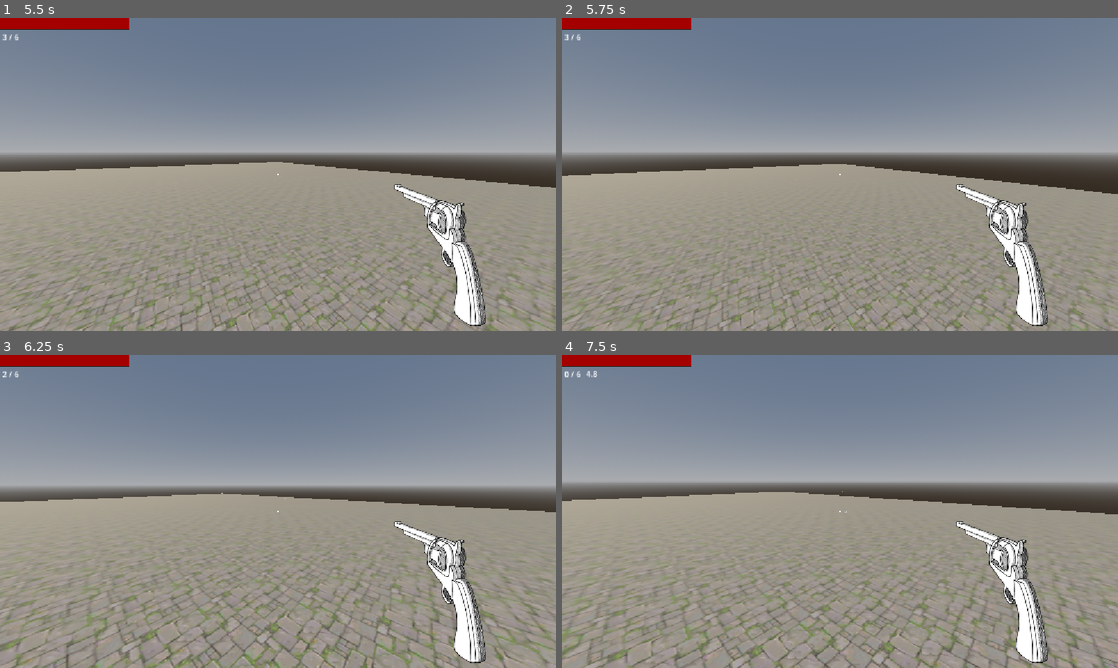
Above: before the commit, frames 1-4 (two rows, left to right).
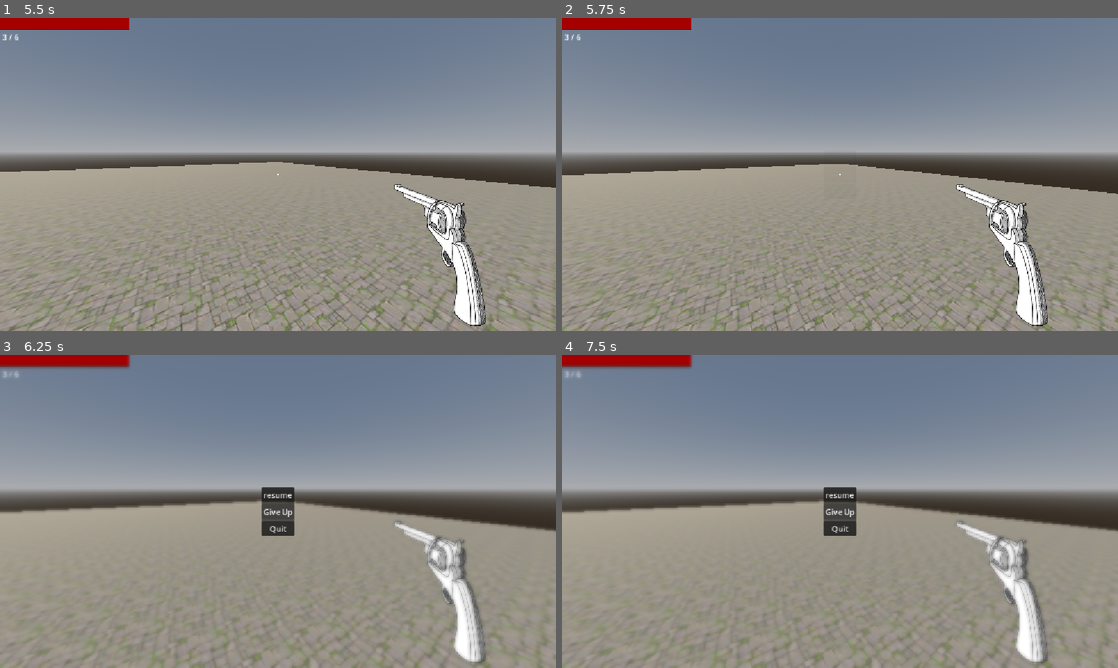
Above: after the commit, the same moments.

Repository: JoaoMoissa/COUNTING-BULLETS
Game: Godot game, scene res://scenes/main_menu.tscn
The game is run twice, just before and just after one commit, with the same random seed, the same clock (stepped at 60 frames per second) and the same inputs.
Inputs (mouse positions are in pixels of both pictures, inside the frame that each line leads up to):
- Up to frame 1 (5.5 s): click (400, 149) at 0.5 s; move the mouse to (305, 174) at 1.27 s; hold W (up) from 1.28 s (still down); click (305, 174) at 1.35 s; tap Space (jump) at 1.52, 2.27, 3.77, 4.52, 5.27 s; move the mouse to (250, 174) at 2.02 s; tap Shift (sprint) at 2.1, 3.6, 5.1 s; move the mouse to (289, 168) at 2.77 s; click (289, 168) at 2.85 s; move the mouse to (272, 180) at 3.52 s; move the mouse to (316, 177) at 4.27 s; click (316, 177) at 4.35 s; tap R (reload) at 4.9 s; move the mouse to (233, 171) at 5.02 s
- Up to frame 2 (5.75 s): keep holding W (up); tap Escape (pause, bound only after the commit) at 5.65 s
- Up to frame 3 (6.25 s): keep holding W (up); move the mouse to (283, 511) at 5.77 s; click (283, 511) at 5.85 s
- Up to frame 4 (7.5 s): release W (up) at 6.5 s; click (840, 495) at 6.5 s, where only the run after the commit has a clickable "resume"; click (840, 511) at 7.25 s, where only the run after the commit has a clickable "Give Up"

Frame 1 is identical in both runs. In frame 2, 7.1% of the frame differs, in the area x 0-100%, y 46-100%; in frame 3, 14%; in frame 4, 16%, in the area x 0-100%, y 0-100%.

Commit message:
Feat: add pause menu fundation

Diff:
--- a/entities/enemy_coyote.tscn
+++ b/entities/enemy_coyote.tscn
@@ -1,6 +1,6 @@
 [gd_scene format=3 uid="uid://cgpxb7uacsoo6"]
 
-[ext_resource type="Script" uid="uid://d06e7pherwok3" path="res://scripts/enemy.gd" id="1_ynxh8"]
+[ext_resource type="Script" uid="uid://c1w56iapqdh3d" path="res://scripts/enemy_coyote.gd" id="1_ynxh8"]
 [ext_resource type="Texture2D" uid="uid://clm8wa1srbs2s" path="res://png/AGARAG.png" id="2_6dkc7"]
 [ext_resource type="PackedScene" uid="uid://bcle362tgkiik" path="res://components/health_component.tscn" id="3_cjjl2"]
 
--- a/project.godot
+++ b/project.godot
@@ -75,6 +75,11 @@
 "events": [Object(InputEventKey,"resource_local_to_scene":false,"resource_name":"","device":-1,"window_id":0,"alt_press …(192 unchanged characters)…
 ]
 }
+pause={
+"deadzone": 0.2,
+"events": [Object(InputEventKey,"resource_local_to_scene":false,"resource_name":"","device":-1,"window_id":0,"alt_pressed":false,"shift_pressed":false,"ctrl_pressed":false,"meta_pressed":false,"pressed":false,"keycode":0,"physical_keycode":4194305,"key_label":0,"unicode":0,"location":0,"echo":false,"script":null)
+]
+}
 
 [layer_names]
 
--- /dev/null
+++ b/scenes/pause_menu.gdshader
@@ -0,0 +1,9 @@
+shader_type canvas_item;
+uniform sampler2D SCREEN_TEXTURE: hint_screen_texture, filter_linear_mipmap;
+
+uniform float lod: hint_range(0.0, 5) = 0.0;
+
+void fragment(){
+	vec4 color = texture(SCREEN_TEXTURE, SCREEN_UV, lod);
+	COLOR = color;
+}
--- /dev/null
+++ b/scenes/pause_menu.tscn
@@ -0,0 +1,184 @@
+[gd_scene format=3 uid="uid://bkyfx7ejaicur"]
+
+[ext_resource type="Script" uid="uid://dp3t2q1iyp1m2" path="res://scripts/pause_menu.gd" id="1_myx47"]
+[ext_resource type="Shader" uid="uid://b082plalfte6w" path="res://scenes/pause_menu.gdshader" id="2_kukqi"]
+
+[sub_resource type="ShaderMaterial" id="ShaderMaterial_yf5fn"]
+shader = ExtResource("2_kukqi")
+shader_parameter/lod = 0.0
+
+[sub_resource type="Animation" id="Animation_5d2l8"]
+length = 0.001
+tracks/0/type = "bezier"
+tracks/0/imported = false
+tracks/0/enabled = true
+tracks/0/path = NodePath("ColorRect:material:shader_parameter/lod")
+tracks/0/interp = 1
+tracks/0/loop_wrap = true
+tracks/0/keys = {
+"handle_modes": PackedInt32Array(0),
+"points": PackedFloat32Array(0, -0.15, 0, 0.15, 0),
+"times": PackedFloat32Array(0)
+}
+tracks/1/type = "bezier"
+tracks/1/imported = false
+tracks/1/enabled = true
+tracks/1/path = NodePath("PanelContainer:modulate:r")
+tracks/1/interp = 1
+tracks/1/loop_wrap = true
+tracks/1/keys = {
+"handle_modes": PackedInt32Array(0),
+"points": PackedFloat32Array(1, -0.15, 0, 0.15, 0),
+"times": PackedFloat32Array(0)
+}
+tracks/2/type = "bezier"
+tracks/2/imported = false
+tracks/2/enabled = true
+tracks/2/path = NodePath("PanelContainer:modulate:g")
+tracks/2/interp = 1
+tracks/2/loop_wrap = true
+tracks/2/keys = {
+"handle_modes": PackedInt32Array(0),
+"points": PackedFloat32Array(1, -0.15, 0, 0.15, 0),
+"times": PackedFloat32Array(0)
+}
+tracks/3/type = "bezier"
+tracks/3/imported = false
+tracks/3/enabled = true
+tracks/3/path = NodePath("PanelContainer:modulate:b")
+tracks/3/interp = 1
+tracks/3/loop_wrap = true
+tracks/3/keys = {
+"handle_modes": PackedInt32Array(0),
+"points": PackedFloat32Array(1, -0.15, 0, 0.15, 0),
+"times": PackedFloat32Array(0)
+}
+tracks/4/type = "bezier"
+tracks/4/imported = false
+tracks/4/enabled = true
+tracks/4/path = NodePath("PanelContainer:modulate:a")
+tracks/4/interp = 1
+tracks/4/loop_wrap = true
+tracks/4/keys = {
+"handle_modes": PackedInt32Array(0),
+"points": PackedFloat32Array(0, -0.15, 0, 0.15, 0),
+"times": PackedFloat32Array(0)
+}
+
+[sub_resource type="Animation" id="Animation_7l7mv"]
+resource_name = "blur"
+length = 0.3
+tracks/0/type = "bezier"
+tracks/0/imported = false
+tracks/0/enabled = true
+tracks/0/path = NodePath("ColorRect:material:shader_parameter/lod")
+tracks/0/interp = 1
+tracks/0/loop_wrap = true
+tracks/0/keys = {
+"handle_modes": PackedInt32Array(0, 2),
+"points": PackedFloat32Array(0, -0.15, 0, 0.15, 0, 0.8, -0.050000004, -0.13333334, 0, 0),
+"times": PackedFloat32Array(0, 0.3)
+}
+tracks/1/type = "bezier"
+tracks/1/imported = false
+tracks/1/enabled = true
+tracks/1/path = NodePath("PanelContainer:modulate:r")
+tracks/1/interp = 1
+tracks/1/loop_wrap = true
+tracks/1/keys = {
+"handle_modes": PackedInt32Array(0, 2),
+"points": PackedFloat32Array(1, -0.15, 0, 0.15, 0, 1, -0.050000004, 0, 0, 0),
+"times": PackedFloat32Array(0, 0.3)
+}
+tracks/2/type = "bezier"
+tracks/2/imported = false
+tracks/2/enabled = true
+tracks/2/path = NodePath("PanelContainer:modulate:g")
+tracks/2/interp = 1
+tracks/2/loop_wrap = true
+tracks/2/keys = {
+"handle_modes": PackedInt32Array(0, 2),
+"points": PackedFloat32Array(1, -0.15, 0, 0.15, 0, 1, -0.050000004, 0, 0, 0),
+"times": PackedFloat32Array(0, 0.3)
+}
+tracks/3/type = "bezier"
+tracks/3/imported = false
+tracks/3/enabled = true
+tracks/3/path = NodePath("PanelContainer:modulate:b")
+tracks/3/interp = 1
+tracks/3/loop_wrap = true
+tracks/3/keys = {
+"handle_modes": PackedInt32Array(0, 2),
+"points": PackedFloat32Array(1, -0.15, 0, 0.15, 0, 1, -0.050000004, 0, 0, 0),
+"times": PackedFloat32Array(0, 0.3)
+}
+tracks/4/type = "bezier"
+tracks/4/imported = false
+tracks/4/enabled = true
+tracks/4/path = NodePath("PanelContainer:modulate:a")
+tracks/4/interp = 1
+tracks/4/loop_wrap = true
+tracks/4/keys = {
+"handle_modes": PackedInt32Array(0, 2),
+"points": PackedFloat32Array(0, -0.15, 0, 0.15, 0, 1, -0.050000004, -0.16666667, 0, 0),
+"times": PackedFloat32Array(0, 0.3)
+}
+
+[sub_resource type="AnimationLibrary" id="AnimationLibrary_v4r4p"]
+_data = {
+&"RESET": SubResource("Animation_5d2l8"),
+&"blur": SubResource("Animation_7l7mv")
+}
+
+[node name="PauseMenu" type="Control" unique_id=488864533]
+process_mode = 3
+layout_mode = 3
+anchors_preset = 15
+anchor_right = 1.0
+anchor_bottom = 1.0
+grow_horizontal = 2
+grow_vertical = 2
+script = ExtResource("1_myx47")
+
+[node name="ColorRect" type="ColorRect" parent="." unique_id=1519757097]
+material = SubResource("ShaderMaterial_yf5fn")
+layout_mode = 1
+anchors_preset = 15
+anchor_right = 1.0
+anchor_bottom = 1.0
+grow_horizontal = 2
+grow_vertical = 2
+
+[node name="PanelContainer" type="PanelContainer" parent="." unique_id=1296143420]
+modulate = Color(1, 1, 1, 0)
+layout_mode = 1
+anchors_preset = 8
+anchor_left = 0.5
+anchor_top = 0.5
+anchor_right = 0.5
+anchor_bottom = 0.5
+offset_left = -34.0
+offset_top = -50.5
+offset_right = 34.0
+offset_bottom = 50.5
+grow_horizontal = 2
+grow_vertical = 2
+
+[node name="VBoxContainer" type="VBoxContainer" parent="PanelContainer" unique_id=1321646794]
+layout_mode = 2
+
+[node name="Resume" type="Button" parent="PanelContainer/VBoxContainer" unique_id=2033606779]
+layout_mode = 2
+text = "resume"
+
+[node name="GiveUp" type="Button" parent="PanelContainer/VBoxContainer" unique_id=1547734233]
+layout_mode = 2
+text = "Give Up
+"
+
+[node name="Quit" type="Button" parent="PanelContainer/VBoxContainer" unique_id=820956934]
+layout_mode = 2
+text = "Quit"
+
+[node name="AnimationPlayer" type="AnimationPlayer" parent="." unique_id=1174724956]
+libraries/ = SubResource("AnimationLibrary_v4r4p")
--- a/scenes/player.tscn
+++ b/scenes/player.tscn
@@ -5,7 +5,7 @@
 [ext_resource type="Texture2D" uid="uid://dv8m1dascp3n3" path="res://png/ARMA FINALIZADA.png" id="3_fjrip"]
 [ext_resource type="PackedScene" uid="uid://bcle362tgkiik" path="res://components/health_component.tscn" id="3_tuyoq"]
 [ext_resource type="PackedScene" uid="uid://msu1tfpfy18u" path="res://scenes/healthbar.tscn" id="4_fjrip"]
-[ext_resource type="Script" uid="uid://dwmwjk6yywav0" path="res://scenes/reticle.gd" id="6_tuyoq"]
+[ext_resource type="Script" uid="uid://dwmwjk6yywav0" path="res://scripts/reticle.gd" id="6_tuyoq"]
 
 [sub_resource type="CapsuleMesh" id="CapsuleMesh_g4v7s"]
 
--- a/scenes/wold.tscn
+++ b/scenes/wold.tscn
@@ -4,7 +4,7 @@
 [ext_resource type="PackedScene" uid="uid://bbfysrv3nceg6" path="res://scenes/player.tscn" id="2_baeb5"]
 [ext_resource type="PackedScene" uid="uid://dr1yh64pogsvx" path="res://entities/enemy.tscn" id="3_jcsdj"]
 [ext_resource type="PackedScene" uid="uid://cgpxb7uacsoo6" path="res://entities/enemy_coyote.tscn" id="5_e62vq"]
-[ext_resource type="Script" uid="uid://c1w56iapqdh3d" path="res://scripts/enemy_coyote.gd" id="6_u4o2j"]
+[ext_resource type="PackedScene" uid="uid://bkyfx7ejaicur" path="res://scenes/pause_menu.tscn" id="6_u4o2j"]
 [ext_resource type="PackedScene" uid="uid://u2em88esv2dp" path="res://models/cactus/ball_cactus.glb" id="7_c0o0c"]
 
 [sub_resource type="NavigationMesh" id="NavigationMesh_baeb5"]
@@ -75,5 +75,8 @@
 
 [node name="EnemyCoyote" parent="." unique_id=512041405 instance=ExtResource("5_e62vq")]
 transform = Transform3D(1, 0, 0, 0, 1, 0, 0, 0, 1, 25.12267, 0.06460655, -21.060123)
-script = ExtResource("6_u4o2j")
-StopDistance = 8.0
+
+[node name="CanvasLayer" type="CanvasLayer" parent="." unique_id=849135261]
+process_mode = 3
+
+[node name="PauseMenu" parent="CanvasLayer" unique_id=488864533 instance=ExtResource("6_u4o2j")]
--- a/scripts/Player.gd
+++ b/scripts/Player.gd
@@ -53,7 +53,7 @@
 	_update_ammo_ui()
 
 
-func _unhandled_input(event):
+func _input(event):
 	if event is InputEventMouseMotion:
 		head.rotate_y(-event.relative.x * SENSITIVITY)
 		camera.rotate_x(-event.relative.y * SENSITIVITY)
@@ -61,7 +61,6 @@
 
 
 #add the reload label
-
 func _update_reload_ui():
 	if reload_cooldown.is_stopped():
 		reload_label.visible = false
--- /dev/null
+++ b/scripts/pause_menu.gd
@@ -0,0 +1,38 @@
+extends Control
+
+func _ready():
+	process_mode = Node.PROCESS_MODE_ALWAYS
+	$AnimationPlayer.play("RESET")
+	mouse_filter = Control.MOUSE_FILTER_IGNORE
+
+func resume():
+	get_tree().paused = false
+	mouse_filter = Control.MOUSE_FILTER_IGNORE
+	Input.set_mouse_mode(Input.MOUSE_MODE_CAPTURED)
+	$AnimationPlayer.play_backwards("blur")
+
+func pause():
+	get_tree().paused = true
+	mouse_filter = Control.MOUSE_FILTER_STOP
+	Input.set_mouse_mode(Input.MOUSE_MODE_VISIBLE)
+	$AnimationPlayer.play("blur")
+
+func testEsc():
+	if Input.is_action_just_pressed("pause") and !get_tree().paused:
+		pause()
+	elif Input.is_action_just_pressed("pause") and get_tree().paused:
+		resume()
+
+
+func _on_resume_pressed():
+	resume()
+
+func _on_restart_pressed():
+	get_tree().reload_current_scene()
+
+func _on_quit_pressed():
+	get_tree().quit()
+
+
+func _process(_delta):
+	testEsc()
Not shown, added: scenes/pause_menu.gdshader.uid
Not shown, added: scripts/pause_menu.gd.uid
Renamed: scenes/reticle.gd -> scripts/reticle.gd
Renamed: scenes/reticle.gd.uid -> scripts/reticle.gd.uid
